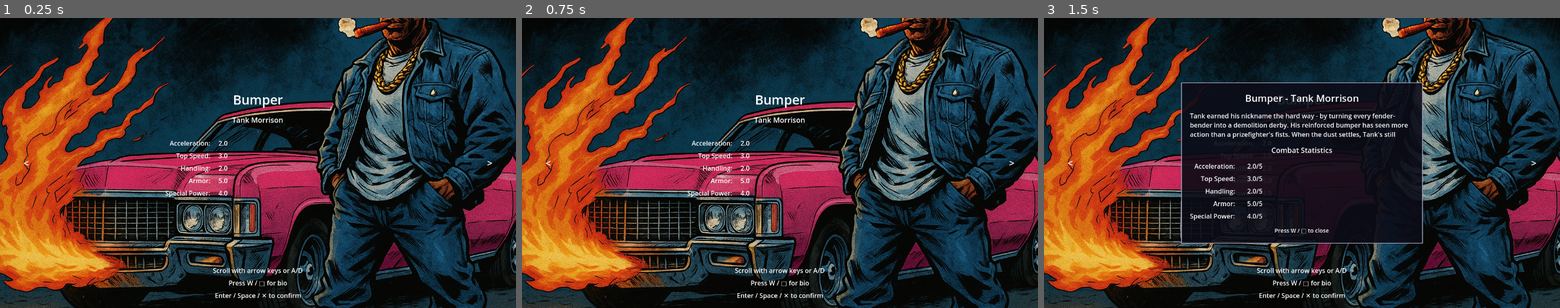
Above: before the commit, frames 1-3 (left to right).
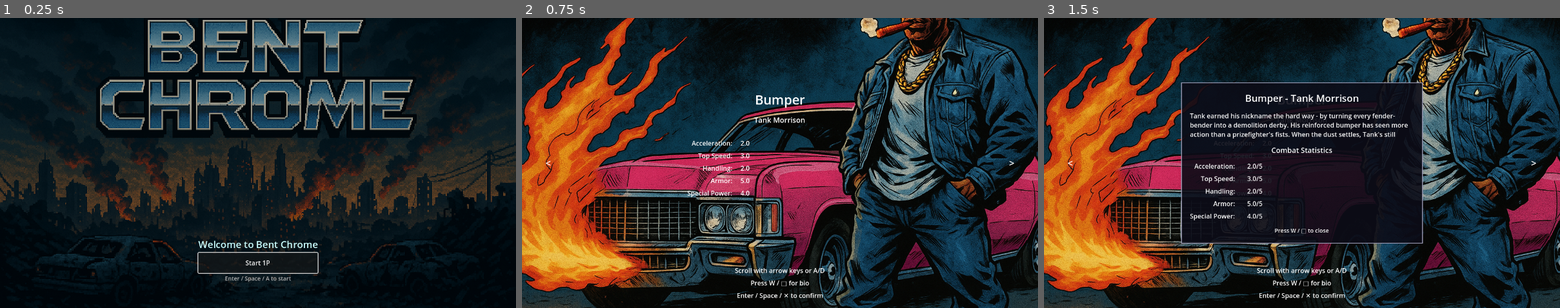
Above: after the commit, the same moments.

Repository: b3p3k0/bentchrome
Game: Godot game, scene res://scenes/ui/SplashScreen.tscn
Same seed, same stepped clock (60 frames per second), same inputs: the game is played once before the commit and once after it. Before the commit the project starts from res://scenes/ui/PlayerSelect.tscn.
Inputs (mouse positions are in pixels of both pictures, inside the frame that each line leads up to):
- Up to frame 1 (0.25 s): no input
- Up to frame 2 (0.75 s): click (780, 261) at 0.5 s, where only the run after the commit has a clickable "Start 1P"
- Up to frame 3 (1.5 s): tap W (select_more_info) at 1.25 s; move the mouse to (1415, 148) at 1.27 s; hold D (move_right) from 1.28 s (still down); click (1415, 148) at 1.35 s

The runs differ from the first frame. In frame 1, 72% of the frame differs, in the area x 0-100%, y 0-100%; in frame 2, nothing differs; in frame 3, nothing differs.

Commit message:
Implement splash screen with game flow integration
Add initial splash screen that displays before character selection:

- Create SplashScreen.tscn with fullscreen background and 3×3 grid layout
- Implement splash_screen.gd with event-based input handling and focus management
- Update project.godot to launch splash screen as main scene
- Add proper styling with dark/cyan theme consistency
- Ensure STRETCH_KEEP_ASPECT_COVERED to prevent background distortion
- Include double-fire protection and error handling for scene transitions
- Update README.md with splash screen mention in Getting Started
- Document implementation in prompts/2025-10-27-splash-screen.md

Game flow: SplashScreen → PlayerSelect → Main (preserves all existing functionality)

🤖 Generated with [Claude Code](https://claude.com/claude-code)

Co-Authored-By: Claude <noreply@anthropic.com>

Diff:
--- a/project.godot
+++ b/project.godot
@@ -12,7 +12,7 @@
 
 config/name="Bent Chrome"
 config/description="Top-down vehicular combat game with grimy dystopian flair"
-run/main_scene="res://scenes/ui/PlayerSelect.tscn"
+run/main_scene="res://scenes/ui/SplashScreen.tscn"
 config/features=PackedStringArray("4.5", "GL Compatibility")
 config/icon="res://icon.svg"
 
--- /dev/null
+++ b/scenes/ui/SplashScreen.tscn
@@ -0,0 +1,127 @@
+[gd_scene load_steps=5 format=3 uid="uid://b4n8xqkl3hcvb"]
+
+[ext_resource type="Texture2D" uid="uid://c5p0u1oxj0aom" path="res://assets/img/story/splashscreen.png" id="1_4w8v6"]
+[ext_resource type="Script" path="res://scripts/ui/splash_screen.gd" id="2_6sgjf"]
+
+[sub_resource type="LabelSettings" id="LabelSettings_welcome"]
+font_size = 24
+
+[sub_resource type="LabelSettings" id="LabelSettings_help"]
+font_size = 14
+
+[node name="SplashScreen" type="Control"]
+layout_mode = 3
+anchors_preset = 15
+anchor_right = 1.0
+anchor_bottom = 1.0
+size_flags_horizontal = 3
+size_flags_vertical = 3
+script = ExtResource("2_6sgjf")
+
+[node name="Background" type="TextureRect" parent="."]
+layout_mode = 1
+anchors_preset = 15
+anchor_right = 1.0
+anchor_bottom = 1.0
+texture = ExtResource("1_4w8v6")
+expand_mode = 1
+stretch_mode = 6
+
+[node name="Overlay" type="ColorRect" parent="."]
+layout_mode = 1
+anchors_preset = 15
+anchor_right = 1.0
+anchor_bottom = 1.0
+color = Color(0, 0, 0, 0.3)
+mouse_filter = 2
+
+[node name="UIGrid" type="GridContainer" parent="."]
+layout_mode = 1
+anchors_preset = 15
+anchor_right = 1.0
+anchor_bottom = 1.0
+size_flags_horizontal = 3
+size_flags_vertical = 3
+columns = 3
+
+[node name="Cell0" type="Control" parent="UIGrid"]
+layout_mode = 2
+size_flags_horizontal = 3
+size_flags_vertical = 3
+mouse_filter = 2
+
+[node name="Cell1" type="Control" parent="UIGrid"]
+layout_mode = 2
+size_flags_horizontal = 3
+size_flags_vertical = 3
+mouse_filter = 2
+
+[node name="Cell2" type="Control" parent="UIGrid"]
+layout_mode = 2
+size_flags_horizontal = 3
+size_flags_vertical = 3
+mouse_filter = 2
+
+[node name="Cell3" type="Control" parent="UIGrid"]
+layout_mode = 2
+size_flags_horizontal = 3
+size_flags_vertical = 3
+mouse_filter = 2
+
+[node name="Cell4" type="Control" parent="UIGrid"]
+layout_mode = 2
+size_flags_horizontal = 3
+size_flags_vertical = 3
+mouse_filter = 2
+
+[node name="Cell5" type="Control" parent="UIGrid"]
+layout_mode = 2
+size_flags_horizontal = 3
+size_flags_vertical = 3
+mouse_filter = 2
+
+[node name="Cell6" type="Control" parent="UIGrid"]
+layout_mode = 2
+size_flags_horizontal = 3
+size_flags_vertical = 3
+mouse_filter = 2
+
+[node name="Cell7" type="MarginContainer" parent="UIGrid"]
+layout_mode = 2
+size_flags_horizontal = 3
+size_flags_vertical = 3
+mouse_filter = 2
+
+[node name="MenuBox" type="VBoxContainer" parent="UIGrid/Cell7"]
+layout_mode = 2
+size_flags_horizontal = 4
+size_flags_vertical = 4
+alignment = 1
+
+[node name="WelcomeLabel" type="Label" parent="UIGrid/Cell7/MenuBox"]
+layout_mode = 2
+text = "Welcome to Bent Chrome"
+label_settings = SubResource("LabelSettings_welcome")
+horizontal_alignment = 1
+vertical_alignment = 1
+modulate = Color(0.8, 1, 1, 1)
+
+[node name="StartButton" type="Button" parent="UIGrid/Cell7/MenuBox"]
+custom_minimum_size = Vector2(200, 50)
+layout_mode = 2
+focus_mode = 2
+text = "Start 1P"
+
+[node name="HelpLabel" type="Label" parent="UIGrid/Cell7/MenuBox"]
+layout_mode = 2
+text = "Enter / Space / A to start"
+label_settings = SubResource("LabelSettings_help")
+horizontal_alignment = 1
+vertical_alignment = 1
+modulate = Color(0.7, 0.7, 0.7, 1)
+
+[node name="Cell8" type="Control" parent="UIGrid"]
+layout_mode = 2
+size_flags_horizontal = 3
+size_flags_vertical = 3
+mouse_filter = 2
--- /dev/null
+++ b/scripts/ui/splash_screen.gd
@@ -0,0 +1,34 @@
+extends Control
+
+@onready var start_button := $UIGrid/Cell7/MenuBox/StartButton
+var is_transitioning := false
+
+func _ready():
+	# Connect button signal
+	start_button.pressed.connect(start_game)
+
+	# Defer focus to avoid Godot settling issues
+	call_deferred("_set_initial_focus")
+
+	print("Splash screen initialized")
+
+func _set_initial_focus():
+	start_button.grab_focus()
+
+func _unhandled_input(event):
+	# Handle ui_accept events specifically (not polling)
+	if event.is_action_pressed("ui_accept") and not is_transitioning:
+		start_game()
+		accept_event()
+
+func start_game():
+	if is_transitioning:
+		return # Prevent double-fire
+
+	is_transitioning = true
+	print("Starting game - transitioning to PlayerSelect")
+
+	var err = get_tree().change_scene_to_file("res://scenes/ui/PlayerSelect.tscn")
+	if err != OK:
+		push_error("Failed to load PlayerSelect scene: " + str(err))
+		is_transitioning = false
Not shown, changed: README.md
Not shown, added: prompts/2025-10-27-splash-screen.md
